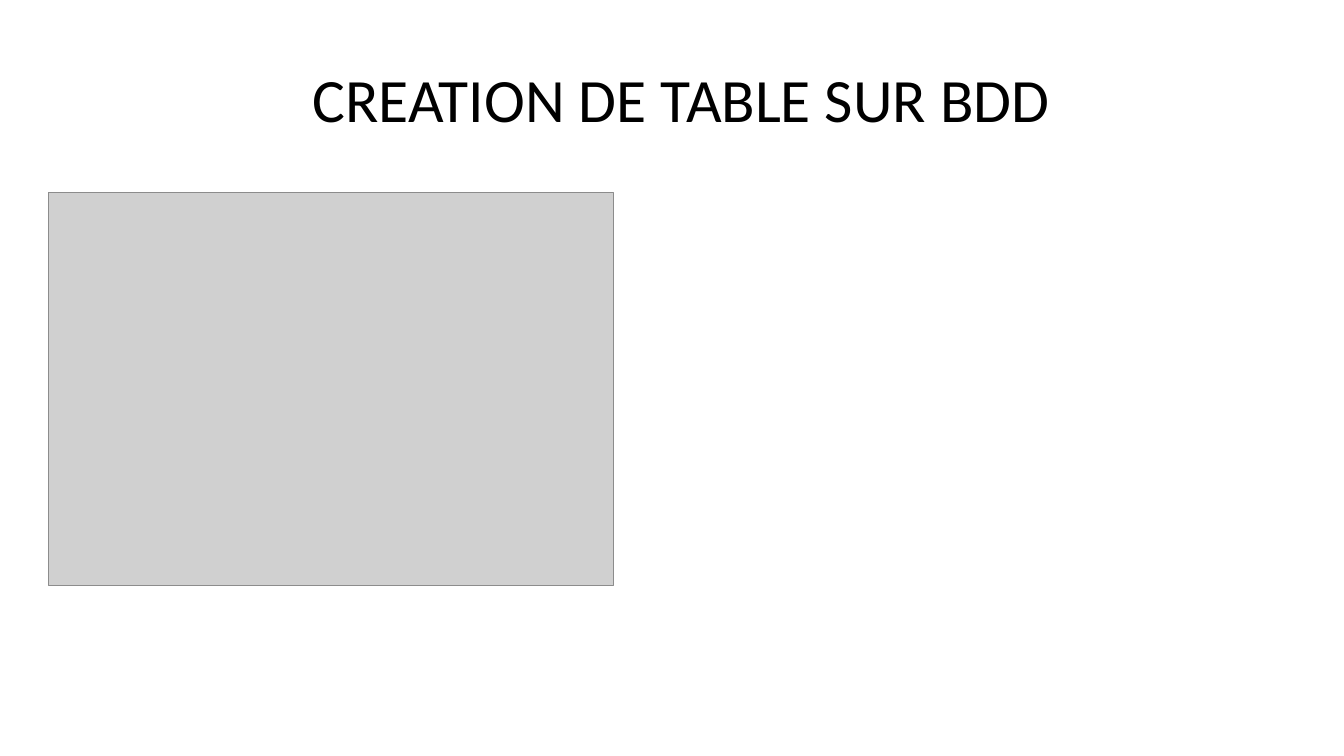
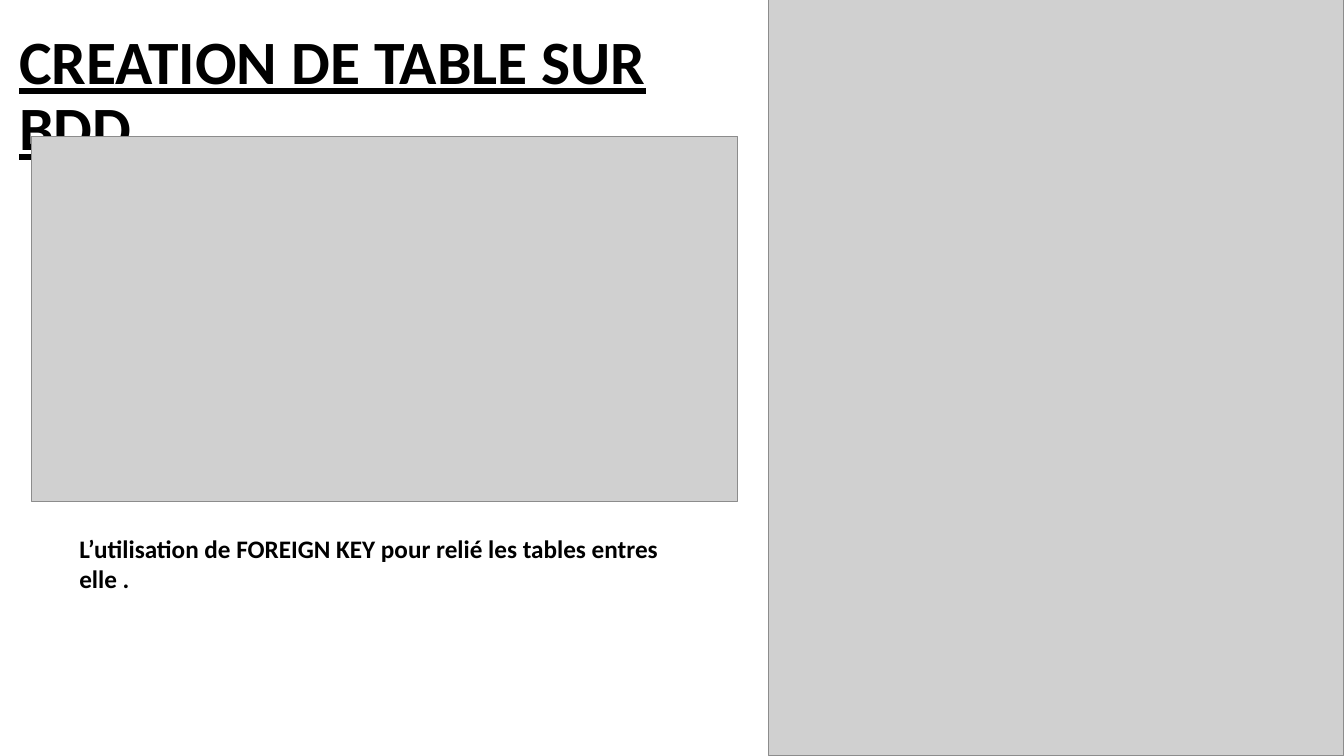
Before and after one commit to yamsmdj/OnePiece, a slide deck: slide 3 of bd/ONE PIECE.pptx. Drawn at 1344x756 pixels with LibreOffice and Linux fonts; fonts in the diff are those of the drawing; grey boxes stand for pictures. Boxes give left, top, right and bottom in pixels: in the first picture for what was removed or moved away, otherwise in the second. Text is boxed around its words. In the diff, an @@ line names an element or a change of style, - is before the commit and + after.

```diff
--- a/bd/ONE PIECE.pptx
+++ b/bd/ONE PIECE.pptx
@@ title "CREATION DE TABLE SUR BDD": place and size @@
-title "CREATION DE TABLE SUR BDD" at (312, 82, 1049, 123)
+title "CREATION DE TABLE SUR BDD" at (19, 43, 645, 165)
@@ title "CREATION DE TABLE SUR BDD" at (19, 43, 645, 165): bold on, underline on @@
@@ picture added at (768, 0, 1344, 756) @@
@@ picture: place and size @@
-picture at (48, 193, 613, 585)
+picture at (31, 136, 738, 501)
@@ text added at (79, 540, 658, 562), 18 pt, text #000000, bold @@
+L’utilisation de FOREIGN KEY pour relié les tables entres elle .
```
Also in this commit, not shown: 4 other slides changed, 6 slides added, 12 other files.
